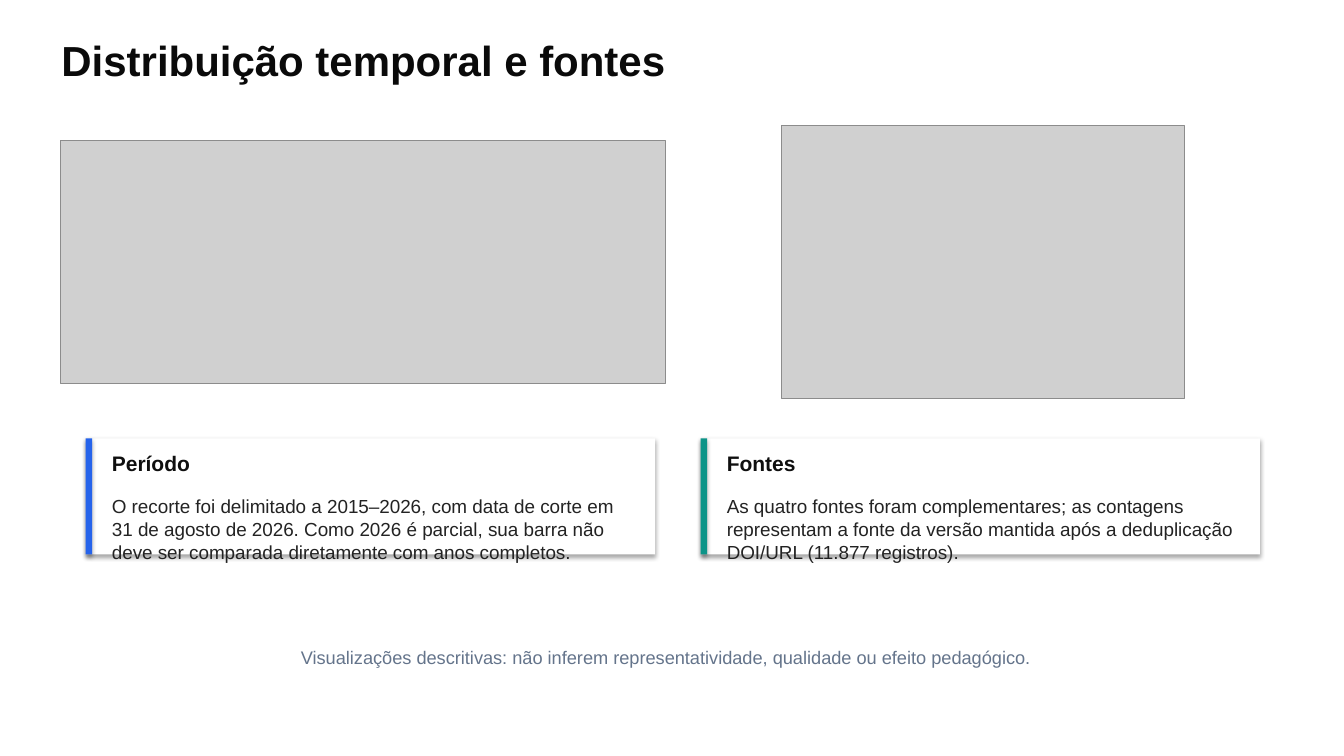
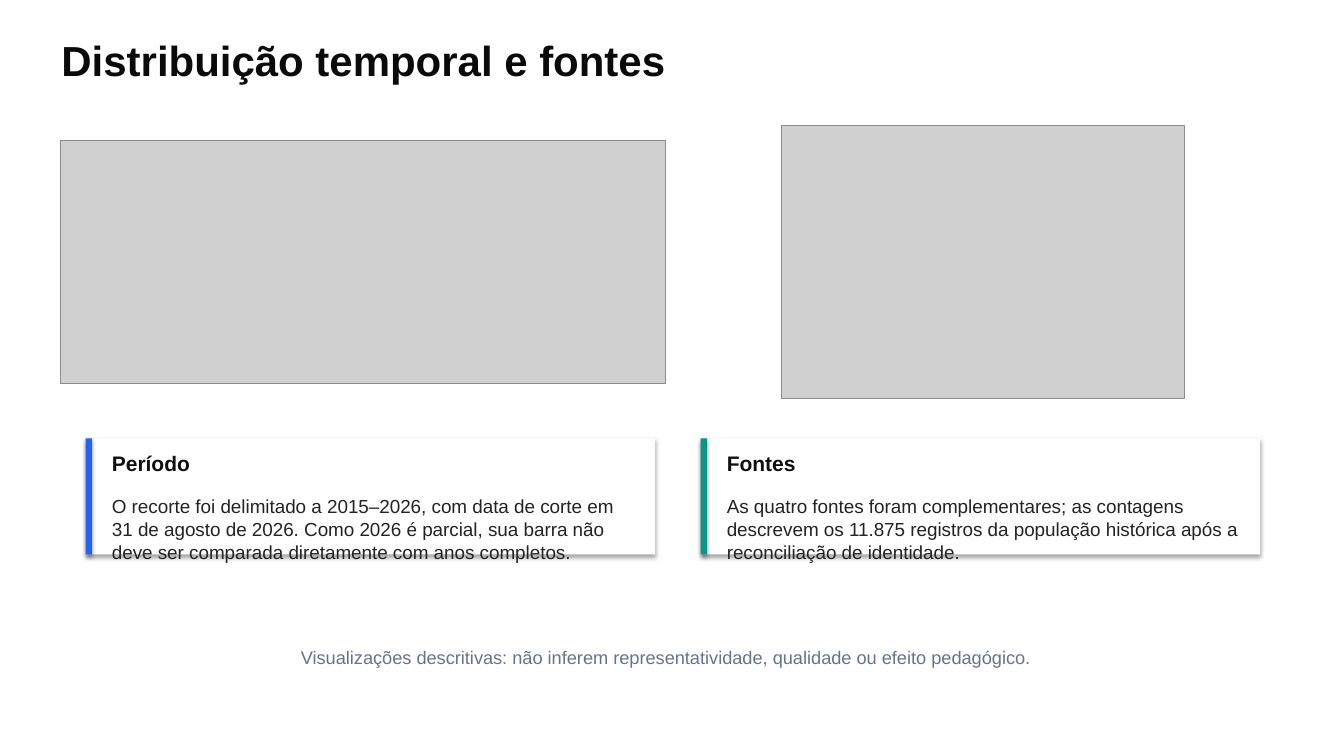
Before and after one commit to thalesfb/ccw, a slide deck: slide 11 of results/tcc/presentation/ensino_personalizado_de_matematica_tcc.pptx. Drawn at 1344x756 pixels with LibreOffice and Linux fonts; fonts in the diff are those of the drawing; grey boxes stand for pictures. Boxes give left, top, right and bottom in pixels: in the first picture for what was removed or moved away, otherwise in the second. Text is boxed around its words. In the diff, an @@ line names an element or a change of style, - is before the commit and + after.

```diff
--- a/results/tcc/presentation/ensino_personalizado_de_matematica_tcc.pptx
+++ b/results/tcc/presentation/ensino_personalizado_de_matematica_tcc.pptx
@@ text at [727,499,1238,560]: text changed @@
-As quatro fontes foram complementares; as contagens representam a fonte da versão mantida após a deduplicação DOI/URL (11.877 registros).
+As quatro fontes foram complementares; as contagens descrevem os 11.875 registros da população histórica após a reconciliação de identidade.
```
Also in this commit, not shown: 8 other slides changed, 4 other files.
